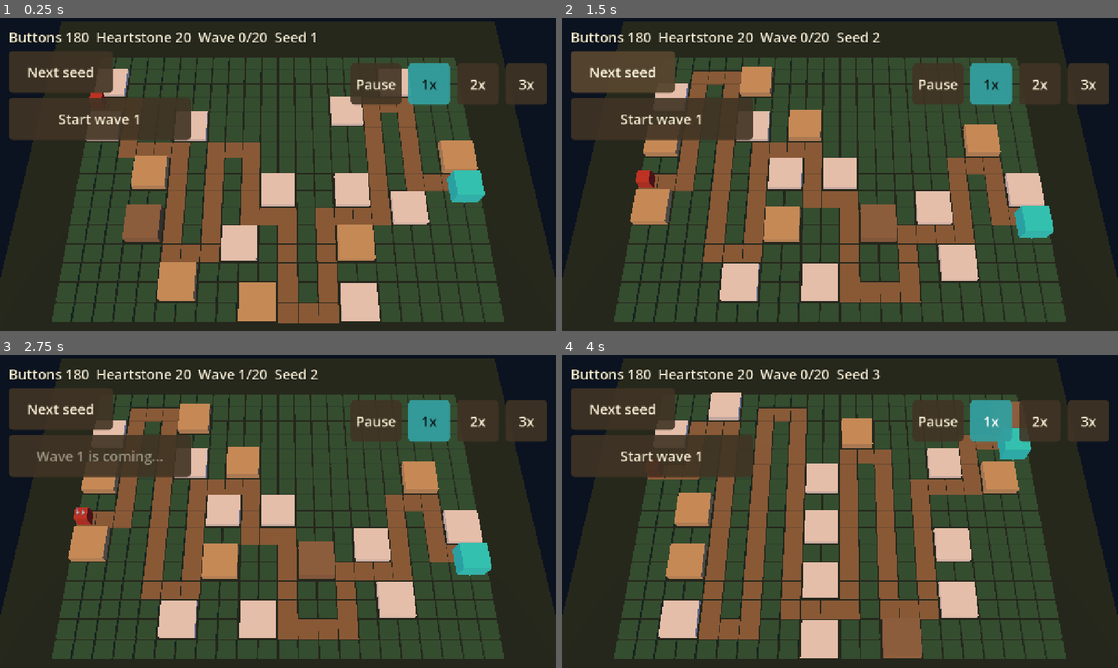
Above: before the commit, frames 1-4 (two rows, left to right).
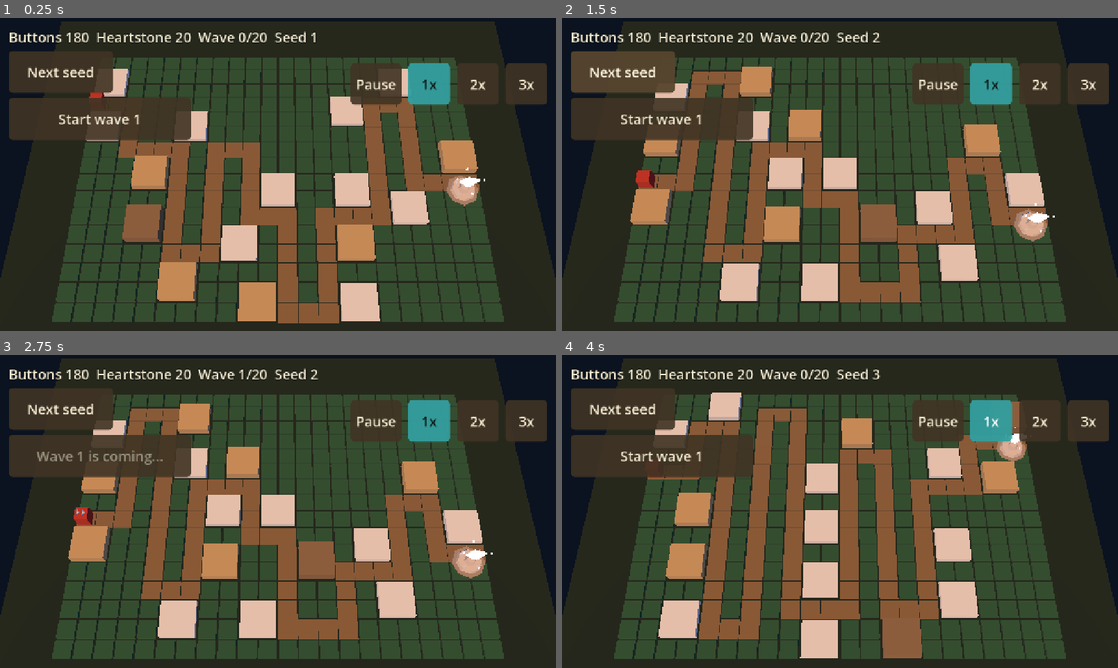
Above: after the commit, the same moments.

Repository: juanpalopez/psychic-bassoon
Game: Godot game, scene res://main.tscn
Two runs of this game, one before a commit and one after it. Both use one fixed random seed, a clock stepped at 60 frames per second and the inputs below.
Inputs:
- Up to frame 1 (0.25 s): no input
- Up to frame 2 (1.5 s): click "Start wave 1" at 0.5 s; click "Next seed" at 1.25 s
- Up to frame 3 (2.75 s): click "Start wave 1" at 2 s
- Up to frame 4 (4 s): click "Next seed" at 2.75 s; click "1x" at 3.5 s

The runs differ from the first frame. In frame 1, 0.6% of the frame differs, in the area x 80-88%, y 47-61%; in frame 2, 0.7%, in the area x 81-89%, y 59-72%; in frame 3, 0.7%; in frame 4, 0.4%.

Commit message:
feat(render): draw the towers and the Heartstone with the owner's models (#246)
* feat(render): draw the towers and the Heartstone with the owner's models

Each tower look names its model and scale; the tower view draws the model,
a little bigger each tier, with the tier pips above it, and keeps the box
when the file is missing. The Heartstone marker uses its model, as wide as
most of its footprint. A ModelLoader shares the file loading with the foes.

Closes #245

Co-Authored-By: Claude Sonnet 5.5 <noreply@anthropic.com>

* fix(render): start shots at the drawn height of the tower

The muzzle was a fixed 1.1 above the tile, which sits inside the body of the
owner's taller tower models. It is now a share of the drawn height.

Refs #245

Co-Authored-By: Claude Sonnet 5.5 <noreply@anthropic.com>
Claude-Session: https://claude.ai/code/session_013kCD1gD2mF2bzJQYitQCV3

---------

Co-authored-by: Claude Sonnet 5.5 <noreply@anthropic.com>

Diff:
--- a/godot/render/board.gd
+++ b/godot/render/board.gd
@@ -25,6 +25,9 @@
 const GROUND_COLOUR := Color("1c2b22")
 const SPAWN_COLOUR := Color("c0392b")
 const HEARTSTONE_COLOUR := Color("2ee6d6")
+## The owner's greybox Heartstone and how much of its footprint's width it fills.
+const HEARTSTONE_MODEL := "res://assets/models/towers/heartstone.glb"
+const HEARTSTONE_FILL := 0.9
 const GROUND_MARGIN := 3.0
 
 ## The seed of the map to draw. Changing it rebuilds the board.
@@ -170,6 +173,21 @@
 		HEARTSTONE_COLOUR,
 		Vector3(0.7 * float(span), 1.2, 0.7 * float(span))
 	)
+	_use_heartstone_model(span)
+
+
+## The owner's Heartstone model instead of the box, as wide as most of its footprint and
+## standing on the ground; a missing file leaves the box.
+func _use_heartstone_model(span: int) -> void:
+	var mesh := ModelLoader.mesh(HEARTSTONE_MODEL)
+	if mesh == null:
+		return
+	var box := mesh.get_aabb()
+	var scale := float(span) * HEARTSTONE_FILL / box.size.x
+	heartstone_marker.mesh = mesh
+	heartstone_marker.material_override = null
+	heartstone_marker.scale = Vector3(scale, scale, scale)
+	heartstone_marker.position.y = -box.position.y * scale
 
 
 func _marker(
--- a/godot/render/foes_view.gd
+++ b/godot/render/foes_view.gd
@@ -58,7 +58,7 @@
 		var multimesh := MultiMesh.new()
 		multimesh.transform_format = MultiMesh.TRANSFORM_3D
 		multimesh.use_colors = true
-		var mesh := _model_mesh(models[type].path) if models.has(type) else null
+		var mesh := ModelLoader.mesh(models[type].path) if models.has(type) else null
 		if mesh != null:
 			var box := mesh.get_aabb()
 			var scale := float(models[type].height) / box.size.y
@@ -199,29 +199,6 @@
 		(_multimeshes[type] as MultiMesh).visible_instance_count = _used[type]
 
 
-## The first mesh found in a model file, or null when the file is missing or has none.
-static func _model_mesh(path: String) -> Mesh:
-	if not ResourceLoader.exists(path):
-		return null
-	var scene := load(path) as PackedScene
-	if scene == null:
-		return null
-	var root := scene.instantiate()
-	var found := _first_mesh(root)
-	root.free()
-	return found
-
-
-static func _first_mesh(node: Node) -> Mesh:
-	if node is MeshInstance3D and (node as MeshInstance3D).mesh != null:
-		return (node as MeshInstance3D).mesh
-	for child in node.get_children():
-		var found := _first_mesh(child)
-		if found != null:
-			return found
-	return null
-
-
 ## Lets the instance colour tint the model's own materials (the instance colour is
 ## white for a healthy foe and darker as it is hurt): each surface's material is
 ## copied with `vertex_color_use_as_albedo`.
--- a/godot/render/looks/guard_tent.tres
+++ b/godot/render/looks/guard_tent.tres
@@ -6,3 +6,5 @@
 script = ExtResource("1_look")
 body_colour = Color(0.612, 0.325, 0.78, 1)
 pip_colour = Color(1, 0.91, 0.88, 1)
+model_path = "res://assets/models/towers/guard_tent.glb"
+model_scale = 0.6
--- a/godot/render/looks/mess_tent.tres
+++ b/godot/render/looks/mess_tent.tres
@@ -6,3 +6,5 @@
 script = ExtResource("1_look")
 body_colour = Color(0.298, 0.686, 0.314, 1)
 pip_colour = Color(0.9, 1, 0.9, 1)
+model_path = "res://assets/models/towers/kitchen_mess_tent.glb"
+model_scale = 0.55
--- a/godot/render/looks/prism_spire.tres
+++ b/godot/render/looks/prism_spire.tres
@@ -6,3 +6,5 @@
 script = ExtResource("1_look")
 body_colour = Color(0.945, 0.769, 0.059, 1)
 pip_colour = Color(1, 1, 0.8, 1)
+model_path = "res://assets/models/towers/prism_spire.glb"
+model_scale = 0.5
--- a/godot/render/looks/spool_guard.tres
+++ b/godot/render/looks/spool_guard.tres
@@ -6,3 +6,5 @@
 script = ExtResource("1_look")
 body_colour = Color(0, 0.737, 0.831, 1)
 pip_colour = Color(0.9, 1, 1, 1)
+model_path = "res://assets/models/towers/spool_guard.glb"
+model_scale = 0.6
--- a/godot/render/looks/thimble_mortar.tres
+++ b/godot/render/looks/thimble_mortar.tres
@@ -6,3 +6,5 @@
 script = ExtResource("1_look")
 body_colour = Color(0.902, 0.494, 0.133, 1)
 pip_colour = Color(1, 0.95, 0.85, 1)
+model_path = "res://assets/models/towers/thimble_mortar.glb"
+model_scale = 0.6
--- /dev/null
+++ b/godot/render/model_loader.gd
@@ -0,0 +1,33 @@
+## Loads the owner's greybox models (`assets/models`), and says nothing when a file is
+## missing so that the caller can fall back to a primitive.
+class_name ModelLoader
+extends RefCounted
+
+
+## The scene of a model file, or null when it is missing or not a scene.
+static func scene(path: String) -> PackedScene:
+	if path == "" or not ResourceLoader.exists(path):
+		return null
+	return load(path) as PackedScene
+
+
+## The first mesh found in a model file, or null when the file is missing or has none.
+static func mesh(path: String) -> Mesh:
+	var packed := scene(path)
+	if packed == null:
+		return null
+	var root := packed.instantiate()
+	var found := first_mesh(root)
+	root.free()
+	return found
+
+
+## The first mesh under a node (the node itself first), or null.
+static func first_mesh(node: Node) -> Mesh:
+	if node is MeshInstance3D and (node as MeshInstance3D).mesh != null:
+		return (node as MeshInstance3D).mesh
+	for child in node.get_children():
+		var found := first_mesh(child)
+		if found != null:
+			return found
+	return null
--- a/godot/render/shots_view.gd
+++ b/godot/render/shots_view.gd
@@ -13,7 +13,8 @@
 const BEAM_WIDTH := 0.1
 const RING_HEIGHT := 0.03
 ## Where on a tower a shot or beam starts, above its tile.
-const MUZZLE_HEIGHT := 1.1
+## Where up the drawn tower a shot leaves it, as a share of its height.
+const MUZZLE_SHARE := 0.8
 ## Where on a foe a shot or beam ends, above the ground.
 const BODY_HEIGHT := 0.4
 const SHOT_COLOUR := Color(1.0, 0.95, 0.6, 1.0)
@@ -58,7 +59,8 @@
 ## the middle of its socket block of `footprint` cells.
 static func muzzle(tower: Tower, surface: float, footprint: int = 1) -> Vector3:
 	var at := BoardSpace.footprint_centre(Vector2i(tower.col, tower.row), footprint)
-	return Vector3(at.x, surface + MUZZLE_HEIGHT, at.z)
+	var height := TowerView.height_of(tower.level, TowerLooks.for_type(tower.type))
+	return Vector3(at.x, surface + height * MUZZLE_SHARE, at.z)
 
 
 ## Where a shot or beam lands on a foe at a sim position.
--- a/godot/render/tower_look.gd
+++ b/godot/render/tower_look.gd
@@ -10,3 +10,8 @@
 ## Height of a level 1 body; each level adds `height_per_level`.
 @export var base_height := 0.9
 @export var height_per_level := 0.35
+## The owner's greybox model (a glb under `assets/models/towers`) drawn instead of the
+## box, and the scale it is drawn at (its own size times this, in cells) at tier 1.
+## An empty or missing path leaves the box.
+@export var model_path := ""
+@export var model_scale := 1.0
--- a/godot/render/tower_view.gd
+++ b/godot/render/tower_view.gd
@@ -5,10 +5,14 @@
 
 const PIP_SIZE := 0.14
 const PIP_GAP := 0.05
+## A model grows by this share of its size at each tier (the box grows by the look's
+## `height_per_level`).
+const TIER_GROWTH := 0.12
 
 var tower_id := -1
 
 var _height := 0.0
+var _has_model := false
 
 @onready var _body: MeshInstance3D = $Body
 @onready var _pips: Node3D = $Pips
@@ -20,15 +24,44 @@
 	tower_id = tower.id
 	var at := BoardSpace.footprint_centre(Vector2i(tower.col, tower.row), footprint)
 	position = Vector3(at.x, surface_top, at.z)
-	_height = look.base_height + look.height_per_level * float(tower.level)
-	var box := BoxMesh.new()
-	box.size = Vector3(look.foot, _height, look.foot)
-	_body.mesh = box
-	_body.position.y = _height / 2.0
 	var material := StandardMaterial3D.new()
 	material.albedo_color = look.body_colour
 	_body.material_override = material
+	var packed := ModelLoader.scene(look.model_path)
+	var model := packed.instantiate() as Node3D if packed != null else null
+	var mesh := ModelLoader.first_mesh(model) if model != null else null
+	if mesh != null:
+		# the owner's model, a little bigger each tier, standing on the tile
+		var scale := look.model_scale * (1.0 + TIER_GROWTH * float(tower.level))
+		model.name = "Model"
+		model.scale = Vector3(scale, scale, scale)
+		add_child(model)
+		_has_model = true
+		_height = mesh.get_aabb().end.y * scale
+		_body.mesh = null
+	else:
+		if model != null:
+			model.free()
+		_height = look.base_height + look.height_per_level * float(tower.level)
+		var box := BoxMesh.new()
+		box.size = Vector3(look.foot, _height, look.foot)
+		_body.mesh = box
+		_body.position.y = _height / 2.0
 	_build_pips(tower.level + 1, look)
+
+
+## How tall a tower of `level` is drawn with `look`, from the tile up: the model's
+## height at its tier scale, or the box fallback's.
+static func height_of(level: int, look: TowerLook) -> float:
+	var mesh := ModelLoader.mesh(look.model_path)
+	if mesh == null:
+		return look.base_height + look.height_per_level * float(level)
+	return mesh.get_aabb().end.y * look.model_scale * (1.0 + TIER_GROWTH * float(level))
+
+
+## Whether the tower is drawn with its model (and not the box).
+func has_model() -> bool:
+	return _has_model
 
 
 ## Height of the body, from the tile up.
--- a/godot/tests/render/test_board.gd
+++ b/godot/tests/render/test_board.gd
@@ -132,5 +132,16 @@
 
 func test_the_heartstone_marker_covers_its_footprint() -> void:
 	var board := _board(1)
-	var box := board.heartstone_marker.mesh as BoxMesh
-	assert_gte(box.size.x, float(board.map.heartstone.size.x) * 0.6)
+	# the owner's model, scaled to most of the footprint (a box if the file is missing)
+	var width := board.heartstone_marker.mesh.get_aabb().size.x * board.heartstone_marker.scale.x
+	assert_gte(width, float(board.map.heartstone.size.x) * 0.6)
+	assert_false(board.heartstone_marker.mesh is BoxMesh, "the model, not the box")
+	assert_almost_eq(
+		(
+			board.heartstone_marker.position.y
+			+ board.heartstone_marker.mesh.get_aabb().position.y * board.heartstone_marker.scale.y
+		),
+		0.0,
+		1e-6,
+		"standing on the ground"
+	)
--- a/godot/tests/render/test_shots_view.gd
+++ b/godot/tests/render/test_shots_view.gd
@@ -1,6 +1,7 @@
 ## Tower shots and beams, drawn as short-lived lines (and a ring for a blast).
 extends GutTest
 
+const TOWER_SCENE := preload("res://render/tower_view.tscn")
 const FROM := Vector3(1.0, 1.0, 2.0)
 const TO := Vector3(4.0, 0.5, -2.0)
 
@@ -154,3 +155,20 @@
 	var muzzle := ShotsView.muzzle(tower, 0.4, 2)
 	assert_almost_eq(muzzle.x, middle.x, 1e-9)
 	assert_almost_eq(muzzle.z, middle.z, 1e-9)
+
+
+func test_a_shot_leaves_every_drawn_tower_inside_its_upper_body() -> void:
+	# the muzzle follows the drawn height, so swapping a model cannot leave it inside the base
+	for type in ["spoolGuard", "thimbleMortar", "prismSpire"]:
+		for level in [0, 1, 2]:
+			var tower := Tower.new()
+			tower.type = type
+			tower.level = level
+			tower.col = 3
+			tower.row = 5
+			var view := TOWER_SCENE.instantiate() as TowerView
+			add_child_autofree(view)
+			view.setup(tower, TowerLooks.for_type(type), 0.0, 2)
+			var muzzle := ShotsView.muzzle(tower, 0.0, 2)
+			assert_gt(muzzle.y, view.body_height() * 0.5, "%s level %d" % [type, level])
+			assert_lte(muzzle.y, view.body_height(), "%s level %d" % [type, level])
--- /dev/null
+++ b/godot/tests/render/test_tower_models.gd
@@ -0,0 +1,78 @@
+## Towers are drawn with the owner's greybox models, scaled a little bigger each tier,
+## and the Heartstone marker too; a missing file leaves the box.
+extends GutTest
+
+const SCENE := preload("res://render/tower_view.tscn")
+const TOWERS := preload("res://content/towers.gd")
+
+
+func _tower(level: int, type: String) -> Tower:
+	var tower := Tower.new()
+	tower.id = 1
+	tower.type = type
+	tower.col = 3
+	tower.row = 6
+	tower.level = level
+	return tower
+
+
+func _view(level: int, type: String, look: TowerLook = null, footprint: int = 2) -> TowerView:
+	var view := SCENE.instantiate() as TowerView
+	add_child_autofree(view)
+	view.setup(
+		_tower(level, type), look if look != null else TowerLooks.for_type(type), 0.3, footprint
+	)
+	return view
+
+
+func test_every_tower_look_names_an_existing_model() -> void:
+	for id in TOWERS.TOWER_IDS:
+		var look := TowerLooks.for_type(id)
+		assert_ne(look.model_path, "", id)
+		assert_true(ResourceLoader.exists(look.model_path), look.model_path)
+		assert_gt(look.model_scale, 0.0, id)
+
+
+func test_a_tower_is_drawn_with_its_model_and_not_the_box() -> void:
+	for id in TOWERS.TOWER_IDS:
+		var view := _view(0, id)
+		assert_true(view.has_model(), id)
+		assert_not_null(view.get_node_or_null("Model"), id)
+		assert_null((view.get_node("Body") as MeshInstance3D).mesh, "no box for %s" % id)
+
+
+func test_the_model_grows_a_little_each_tier() -> void:
+	for id in TOWERS.TOWER_IDS:
+		var look := TowerLooks.for_type(id)
+		var raw := ModelLoader.mesh(look.model_path).get_aabb().end.y
+		var last := 0.0
+		for level in 3:
+			var view := _view(level, id)
+			var expected := raw * look.model_scale * (1.0 + TowerView.TIER_GROWTH * float(level))
+			assert_almost_eq(view.body_height(), expected, 1e-5, "%s level %d" % [id, level])
+			assert_gt(view.body_height(), last)
+			last = view.body_height()
+
+
+func test_a_top_tier_model_still_fits_its_two_by_two_block() -> void:
+	for id in TOWERS.TOWER_IDS:
+		var look := TowerLooks.for_type(id)
+		var width := ModelLoader.mesh(look.model_path).get_aabb().size.x
+		var scale := look.model_scale * (1.0 + TowerView.TIER_GROWTH * 2.0)
+		assert_lte(width * scale, 2.0, "%s is no wider than the block" % id)
+
+
+func test_the_pips_sit_above_the_model() -> void:
+	var view := _view(2, "prismSpire")
+	for pip in view.get_node("Pips").get_children():
+		assert_gte((pip as Node3D).position.y, view.body_height(), "a pip above the top")
+	assert_eq(view.pip_count(), 3)
+
+
+func test_a_missing_model_file_leaves_the_box() -> void:
+	var look := TowerLooks.for_type("spoolGuard").duplicate() as TowerLook
+	look.model_path = "res://assets/models/towers/none.glb"
+	var view := _view(1, "spoolGuard", look)
+	assert_false(view.has_model())
+	assert_not_null((view.get_node("Body") as MeshInstance3D).mesh)
+	assert_almost_eq(view.body_height(), look.base_height + look.height_per_level, 1e-6)
--- a/godot/tests/render/test_tower_view.gd
+++ b/godot/tests/render/test_tower_view.gd
@@ -38,10 +38,14 @@
 	assert_eq(view.tower_id, 4)
 
 
-func test_the_body_grows_with_each_tier_by_the_looks_numbers() -> void:
-	var look := TowerLooks.for_type("spoolGuard")
+func test_the_box_body_grows_with_each_tier_by_the_looks_numbers() -> void:
+	# a look without a model draws the box (the models are tested in test_tower_models.gd)
+	var look := TowerLooks.for_type("spoolGuard").duplicate() as TowerLook
+	look.model_path = ""
 	for level in 3:
-		var view := _view(level)
+		var view := SCENE.instantiate() as TowerView
+		add_child_autofree(view)
+		view.setup(_tower(level), look, 0.3)
 		assert_almost_eq(
 			view.body_height(), look.base_height + look.height_per_level * float(level), 1e-5
 		)
Not shown, added: godot/render/model_loader.gd.uid
Not shown, added: godot/tests/render/test_tower_models.gd.uid
Not shown, added: docs/screenshots/towers-greybox.png
